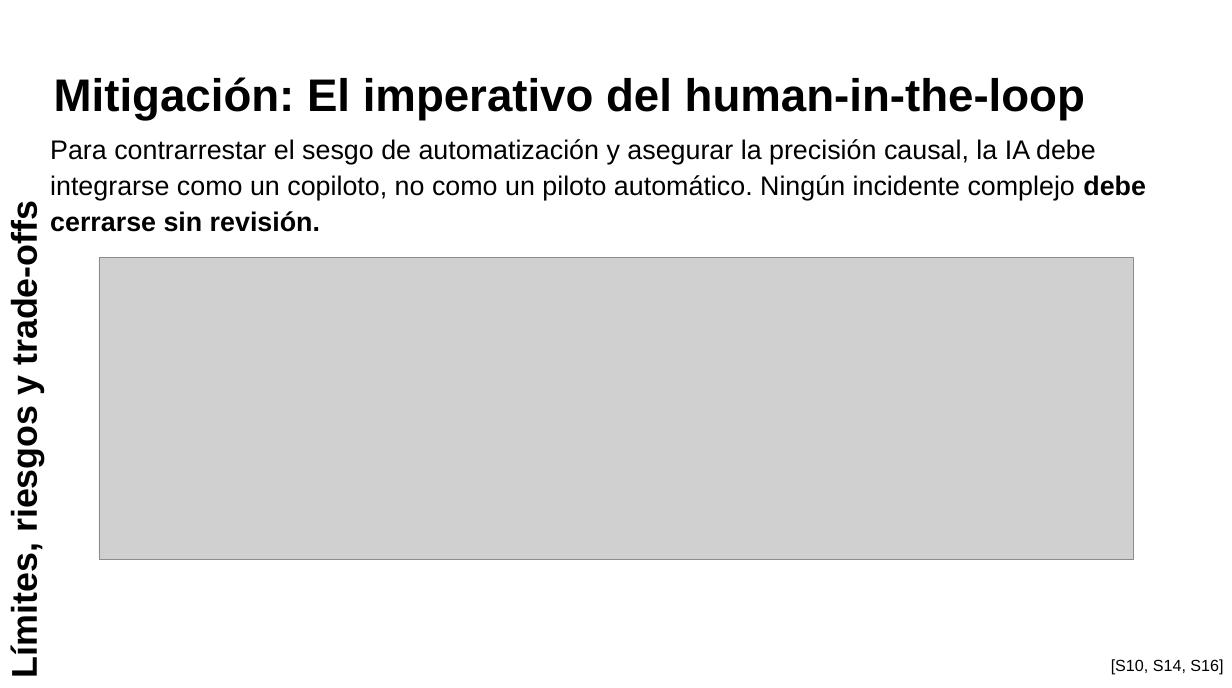
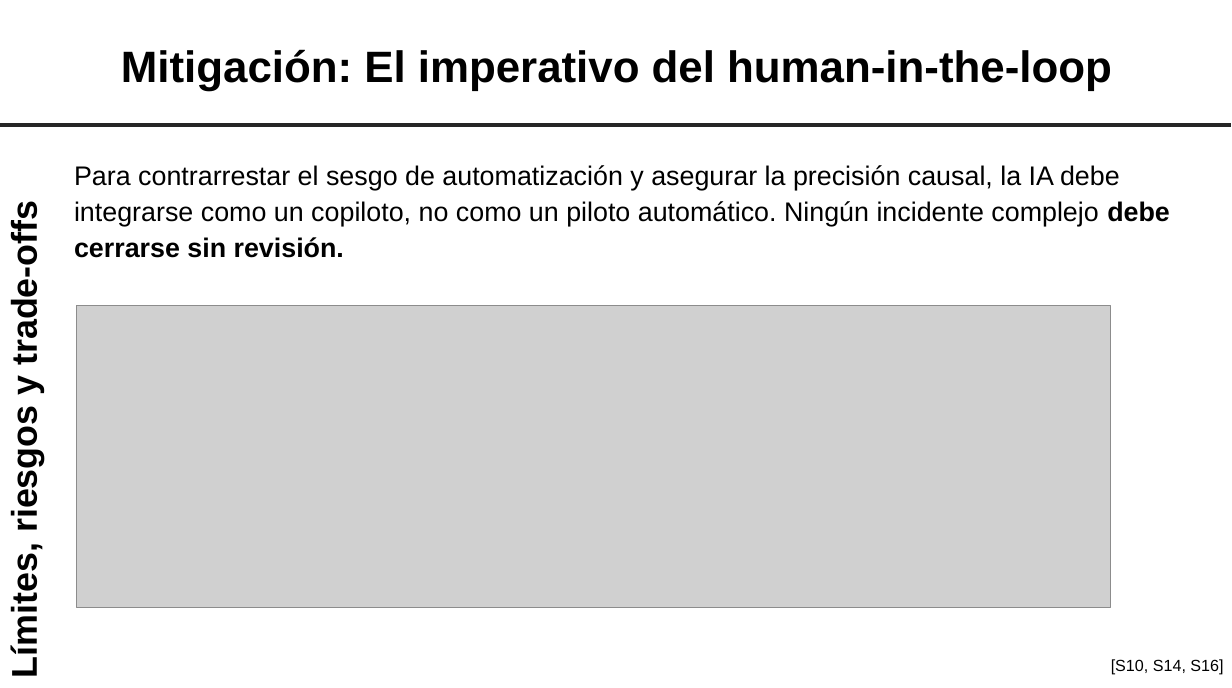
Before and after one commit to DCC-M10/qa-doctorado-2026-equipo1, a slide deck: slide 12 of final/Equipo 1 - IA para análisis de fallos y calidad operativa.pptx. Drawn at 1232x688 pixels with LibreOffice and Linux fonts; fonts in the diff are those of the drawing; grey boxes stand for pictures; background and template pictures are left out. Boxes give left, top, right and bottom in pixels: in the first picture for what was removed or moved away, otherwise in the second. Text is boxed around its words. In the diff, an @@ line names an element or a change of style, - is before the commit and + after.

```diff
--- a/final/Equipo 1 - IA para análisis de fallos y calidad operativa.pptx
+++ b/final/Equipo 1 - IA para análisis de fallos y calidad operativa.pptx
@@ text "Mitigación: El imperativo del human-in-the-loop": place and size @@
-text "Mitigación: El imperativo del human-in-the-loop" at [54,77,1085,120]
+text "Mitigación: El imperativo del human-in-the-loop" at [121,49,1112,91]
@@ text "Mitigación: El imperativo del human-in-the-loop" at [121,49,1112,91]: size 51 to 49 pt; alignment left to centre @@
@@ line added from (0, 124) to (1231, 124), #262626 4.5 pt @@
@@ text "Para contrarrestar el sesgo de ...": place and size @@
-text "Para contrarrestar el sesgo de ..." at [50,139,1146,232]
+text "Para contrarrestar el sesgo de ..." at [74,165,1170,258]
@@ picture: place and size @@
-picture at [99,257,1133,559]
+picture at [77,306,1111,607]
```
Also in this commit, not shown: 6 other slides changed.
